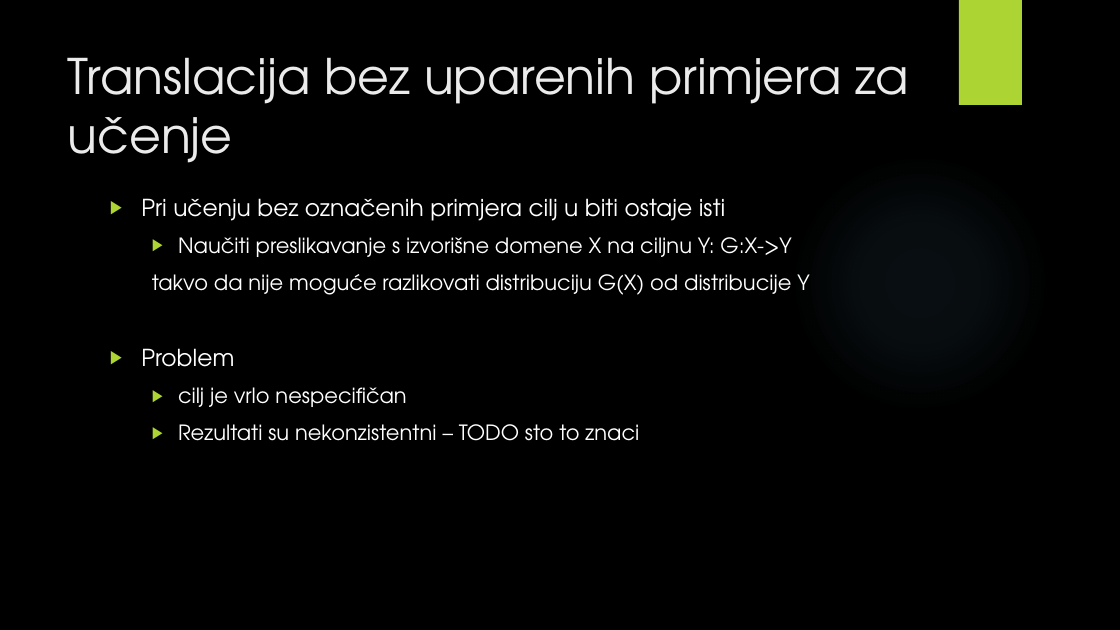
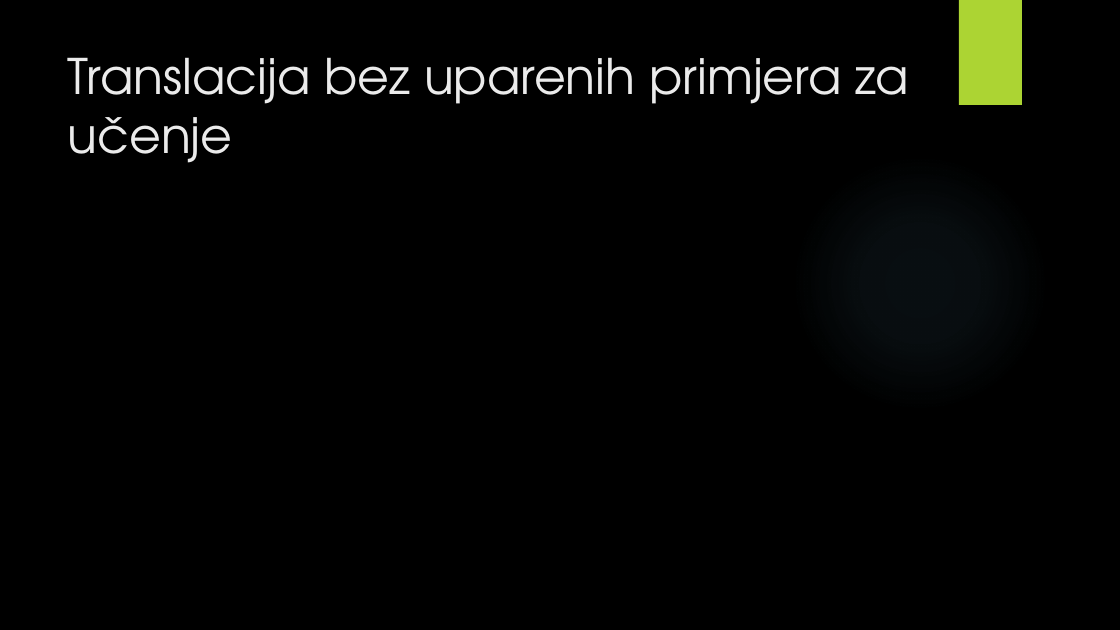
Before and after one commit to v-silverfin/fer-graduate-seminar, a slide deck: slide 12 of kvukic-seminar-presentation-2018.pptx. Drawn at 1120x630 pixels with LibreOffice and Linux fonts; fonts in the diff are those of the drawing; grey boxes stand for pictures; background and template pictures are left out. Boxes give left, top, right and bottom in pixels: in the first picture for what was removed or moved away, otherwise in the second. Text is boxed around its words. In the diff, an @@ line names an element or a change of style, - is before the commit and + after.

```diff
--- a/kvukic-seminar-presentation-2018.pptx
+++ b/kvukic-seminar-presentation-2018.pptx
@@ text removed at <box>141,198,809,441</box> @@
-▶ Pri učenju bez označenih primjera cilj u biti ostaje isti
-  ▶ Naučiti preslikavanje s izvorišne domene X na ciljnu Y: G:X->Y
-  takvo da nije moguće razlikovati distribuciju G(X) od distribucije Y
-▶ Problem
-  ▶ cilj je vrlo nespecifičan
-  ▶ Rezultati su nekonzistentni – TODO sto to znaci
```
Also in this commit, not shown: 9 other slides changed, 4 slides added, 1 slide removed, 3 other files.
